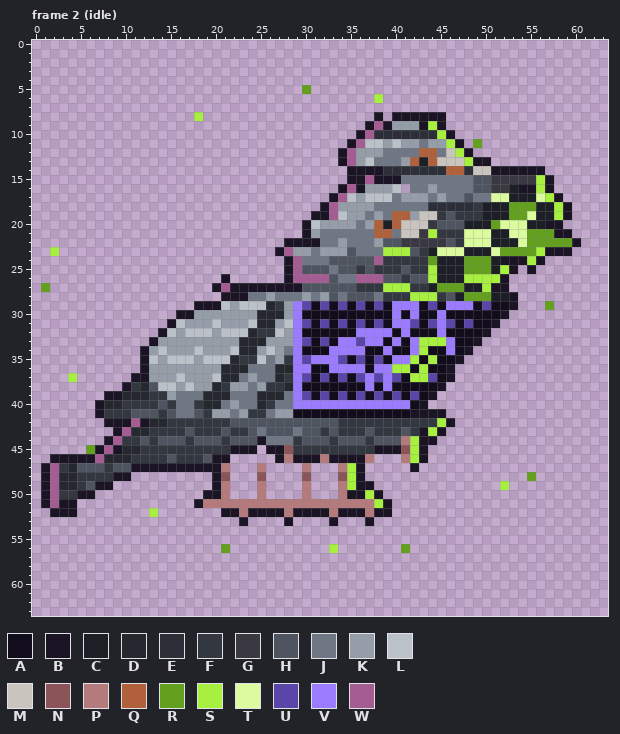
Edited in one commit: pixel-art file (tools/art/creatures/bit_arquetipo/bit_arquetipo.aseprite). The picture above is the old version.
64x64 pixels, 34 frames. Shown: frame 2 (idle). The commit also changed other frames, which this record leaves out.
Visible layers, top first: "glow", "leds", "corpo".
Palette (. is transparent): A #120d1c  B #1a1424  C #1d1f26  D #26282f  E #2c2f38  F #33373f  G #3a3840  H #4e5560  J #6e7783  K #959da8  L #bbc1c8  M #c9c4be  N #8a5459  P #b57a7c  Q #b0603a  R #62a01e  S #a8f040  T #dcfa9e  U #5a45a8  V #9b7bff  W #a45c92
Pixels before, frame 2 (idle) (only the part around the change), first column x 19:
20 ...........BLKKKKJKQCQMMMFHHHCCCRTTTCC
21 ...........BKJJJJJJQQJMMGSFFFTTTCCTTRR
22 .........BBBBJJKJJJKHHGGGGGHFTTTCCCTRR
23 ........BWKKJKKKHJJJSSSHFCTTTCCCTRRRRS
24 .........BWJJJHHHHHWFFFFFRCCCRRRCBBBSB
25 .........BWHHHJHHFHFFFHFFSCCCRRRCSB.B.
26 ..B......BWWWWHJJWWWHHFHHSCCCSSSSB....
27 .BWBBBBBBBBHHHHHHFFFSSSFFCRRRCCSBB....
28 ..BBBJJKJJJKJKHJHHHJFFFSSSFHCRRRCCB...
29 BBLKLLLDFKVUAUAUAUAUAVVVAUAVVVAUAAB...
30 KKKKKKDDDKVAAAAAAAAAAVAVAAVAAAAAAB....
31 KLKKKLDDKLVUAUAUAUAUAVVUAUVUAUAAB.....
32 LKLLLDFFLKVAAAAAAVVVVAVAAAVAAAAB......
33 KKKKDDDKKKVUAUAVVUVVAVAVSSSVAAB.......
34 KKKLDDKLKJVAAAVVVVAAVAAVSAAVAB........
35 LLLDFFLJKFVUVVVUAUAUAVVSASAAB.........
36 KKDDDJJJDDVVAAVVVVAVVSSASAAB..........
37 KLDDJKJJDFVUAUAUAUVUVUASSUAB..........
38 KDFKKJKFFDVAAAAAAAVAVAAAAAB...........
39 DDDJJJDDDJVUAUAUAUAUAUAUAB............
40 DDJKJJDFJJVVVVVVVVVVVVVAB.............
41 FKKJKFFJKKAAAAAAAAAAAAABBBB...........
42 FFFHHHHHHHHHHHHFFFFFFFFFFFSB..........
43 FFHFFHJHHHJHHFHFFFHFFFHFBSB...........
44 HHFHHHBJJJFHHHFHHHFHHHPSBB............
The result:
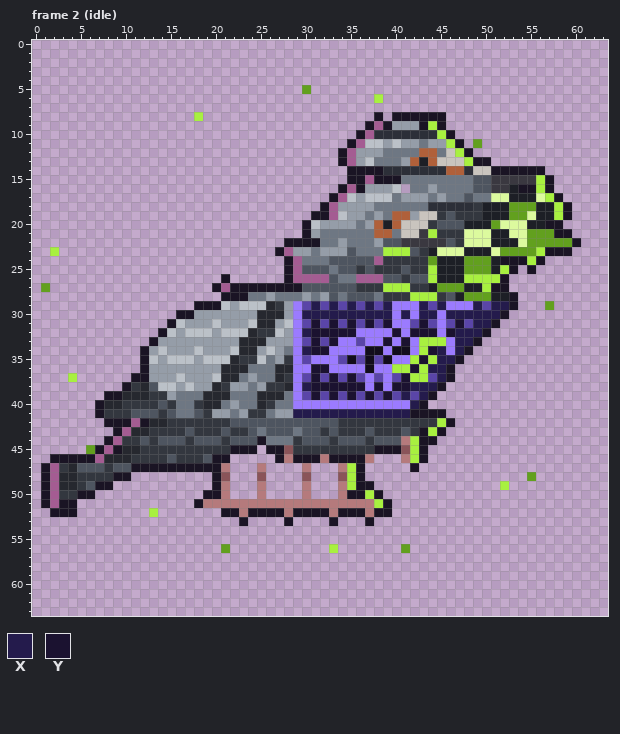
Colours new in this view: X #241b4c  Y #1b1230
From old to new:
Frame 2 (idle), layer "corpo":
y 29: x 31 A -> X; x 33 A -> X; x 35 A -> X; x 37 A -> X; x 39 A -> X; x 43 A -> X; x 45 A -> X; x 49 A -> X; x 51..52 AA -> XX
y 30: x 30..39 AAAAAAAAAA -> XXXXXXXXXX; x 41 A -> X; x 43..44 AA -> XX; x 46..51 AAAAAA -> XXXXXX
y 31: x 31 A -> Y; x 33 A -> Y; x 35 A -> Y; x 37 A -> Y; x 39 A -> Y; x 43 A -> Y; x 47 A -> Y; x 49..50 AA -> XX
y 32: x 30..35 AAAAAA -> XYYYYY; x 40 A -> Y; x 42..44 AAA -> YYY; x 46..49 AAAA -> YXXX
y 33: x 31 A -> Y; x 33 A -> Y; x 39 A -> Y; x 41 A -> Y; x 47..48 AA -> XX
y 34: x 30..32 AAA -> XYY; x 44..45 AA -> YX; x 47 A -> X
y 35: x 43 A -> Y; x 45..46 AA -> XX
y 36: x 31..32 AA -> YY; x 42 A -> Y; x 44..45 AA -> XX
y 37: x 31 A -> Y; x 33 A -> Y; x 35 A -> Y; x 41 A -> Y; x 45 A -> X
y 38: x 30..36 AAAAAAA -> XYYYYYY; x 38 A -> Y; x 40..44 AAAAA -> YYXXX
y 39: x 31 A -> Y; x 33 A -> Y; x 35 A -> Y; x 37 A -> Y; x 39 A -> Y; x 41 A -> X; x 43 A -> X
y 40: x 42 A -> X
y 41: x 29..41 AAAAAAAAAAAAA -> XXXXXXXXXXXXX
